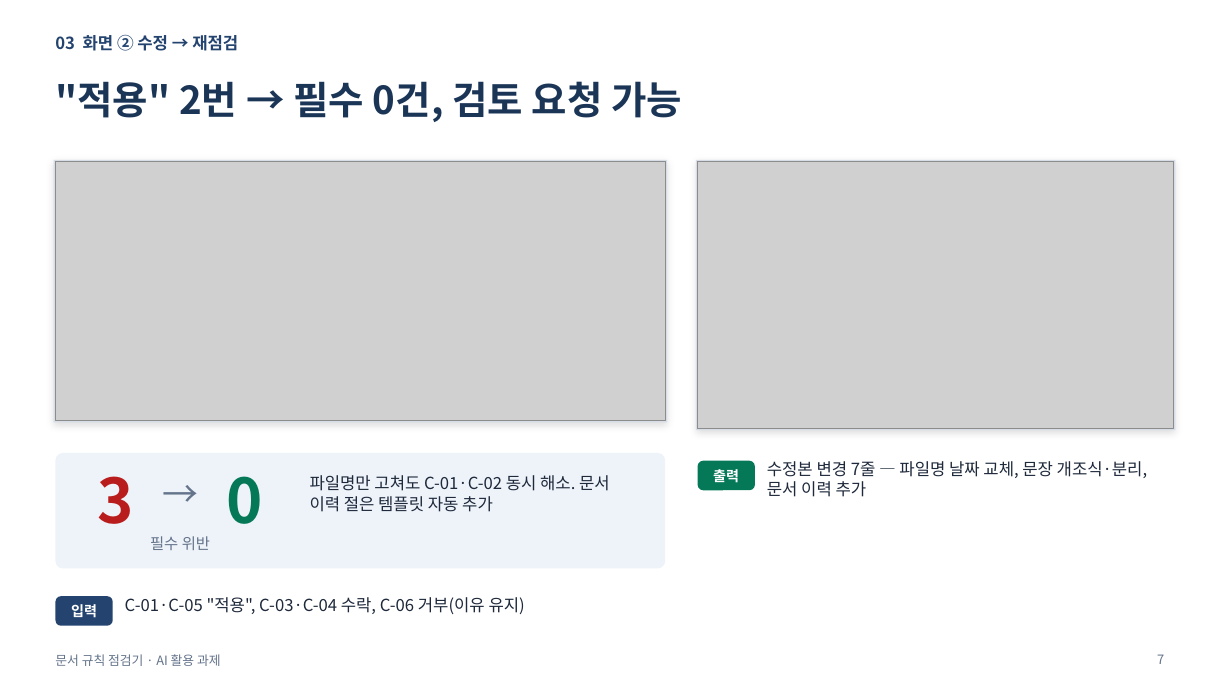
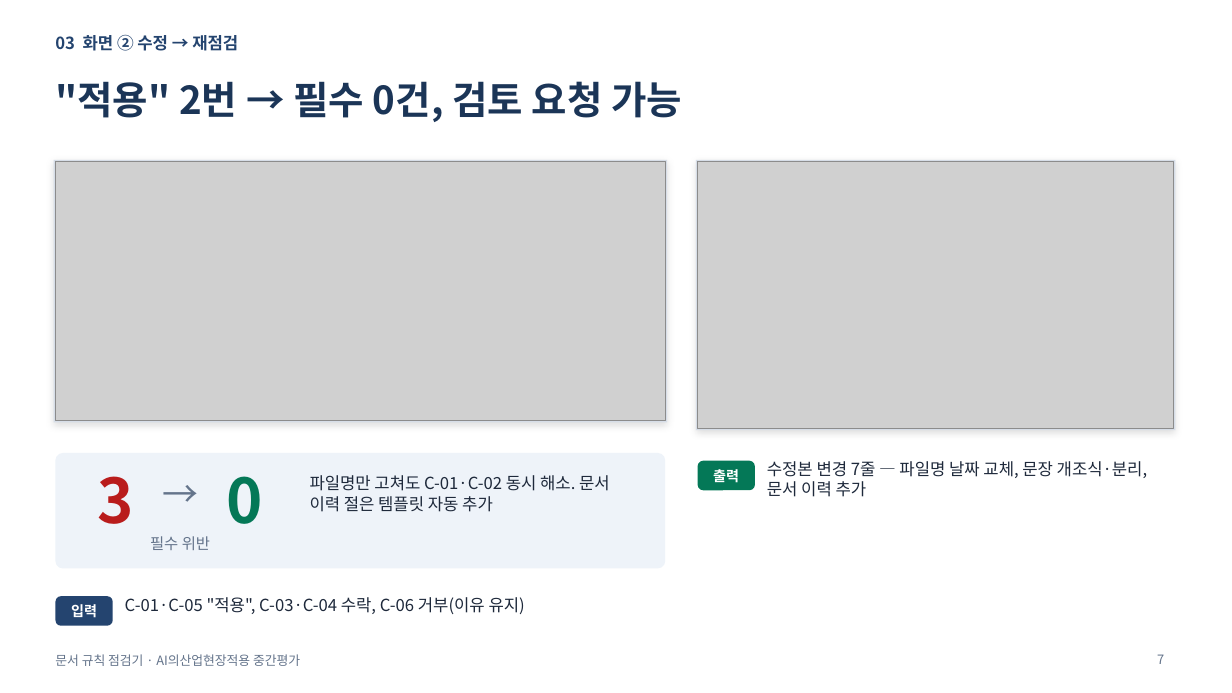
Before and after one commit to hjaeho95/doc-rule-checker, a slide deck: slide 7 of docs/AI과제_발표자료_문서규칙점검기.pptx. Drawn at 1232x693 pixels with LibreOffice and Linux fonts; fonts in the diff are those of the drawing; grey boxes stand for pictures. Boxes give left, top, right and bottom in pixels: in the first picture for what was removed or moved away, otherwise in the second. Text is boxed around its words. In the diff, an @@ line names an element or a change of style, - is before the commit and + after.

```diff
--- a/docs/AI과제_발표자료_문서규칙점검기.pptx
+++ b/docs/AI과제_발표자료_문서규칙점검기.pptx
@@ text at [55,654,300,666]: text changed @@
-문서 규칙 점검기 · AI 활용 과제
+문서 규칙 점검기 · AI의산업현장적용 중간평가
```
Also in this commit, not shown: 9 other slides changed.
